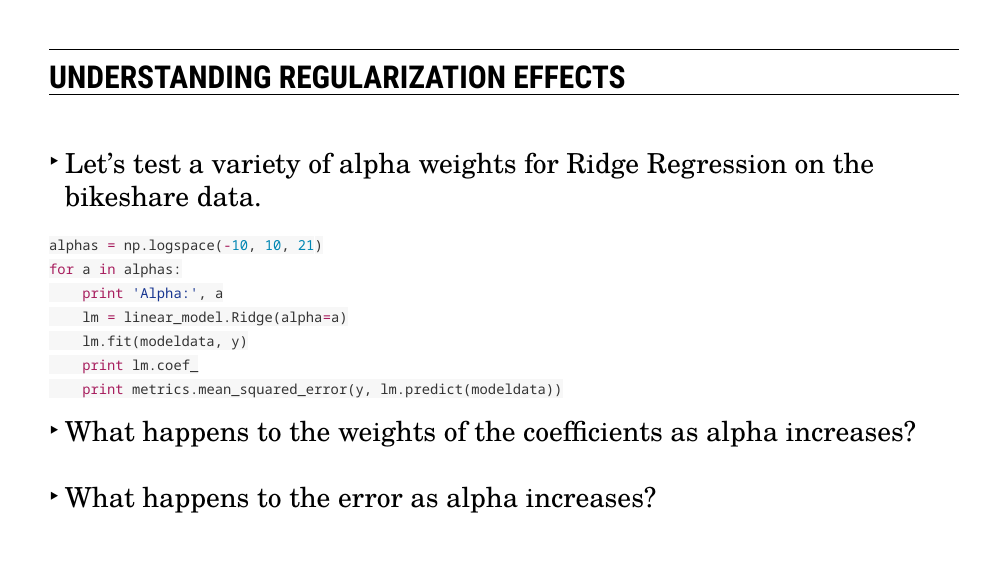
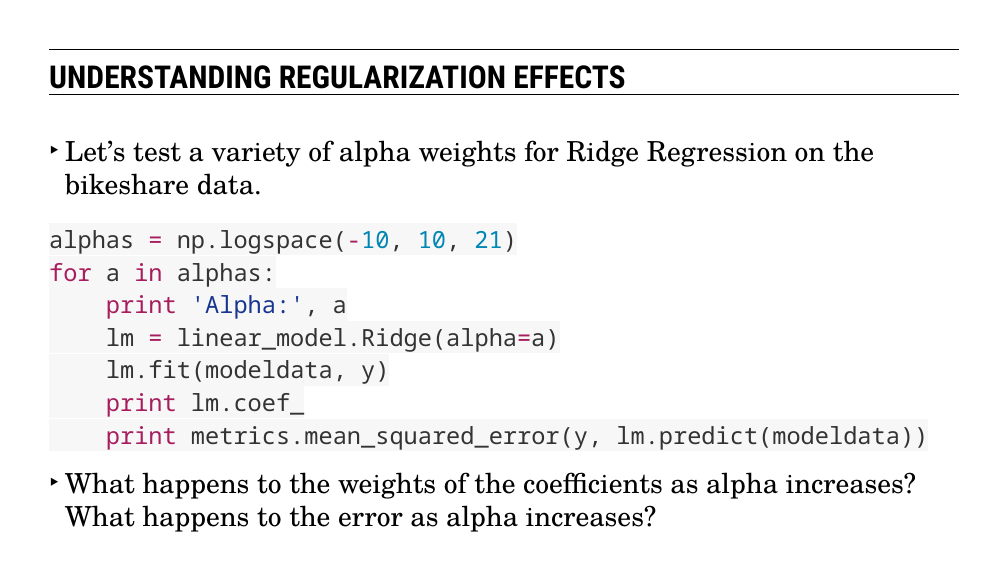
Before and after one commit to eflautt/ga-data-science, a slide deck: slide 40 of lessons/lesson-07/07-evaluating-model-fit.pptx (slide 32 before the commit). Drawn at 1008x566 pixels with LibreOffice and Linux fonts; fonts in the diff are those of the drawing. Boxes give left, top, right and bottom in pixels: in the first picture for what was removed or moved away, otherwise in the second. Text is boxed around its words. In the diff, an @@ line names an element or a change of style, - is before the commit and + after.

```diff
--- a/lessons/lesson-07/07-evaluating-model-fit.pptx
+++ b/lessons/lesson-07/07-evaluating-model-fit.pptx
@@ text "Let’s test a variety of ...": place and size @@
-text "Let’s test a variety of ..." at [49,152,917,513]
+text "Let’s test a variety of ..." at [49,140,928,532]
@@ text at [49,230,928,450]: size 14 to 24 pt in "alphas = np.logspace(-10, 10, 21) for a ..."; line spacing 1.45 to 1.15 @@
@@ text at [65,472,917,532]: text changed @@
-‣ What happens to the weights of the coefficients as alpha increases?
-‣ What happens to the error as alpha increases?
+‣ What happens to the weights of the coefficients as alpha increases? What happens to the error as alpha increases?
```
Also in this commit, not shown: 24 other slides changed, 12 slides added.
